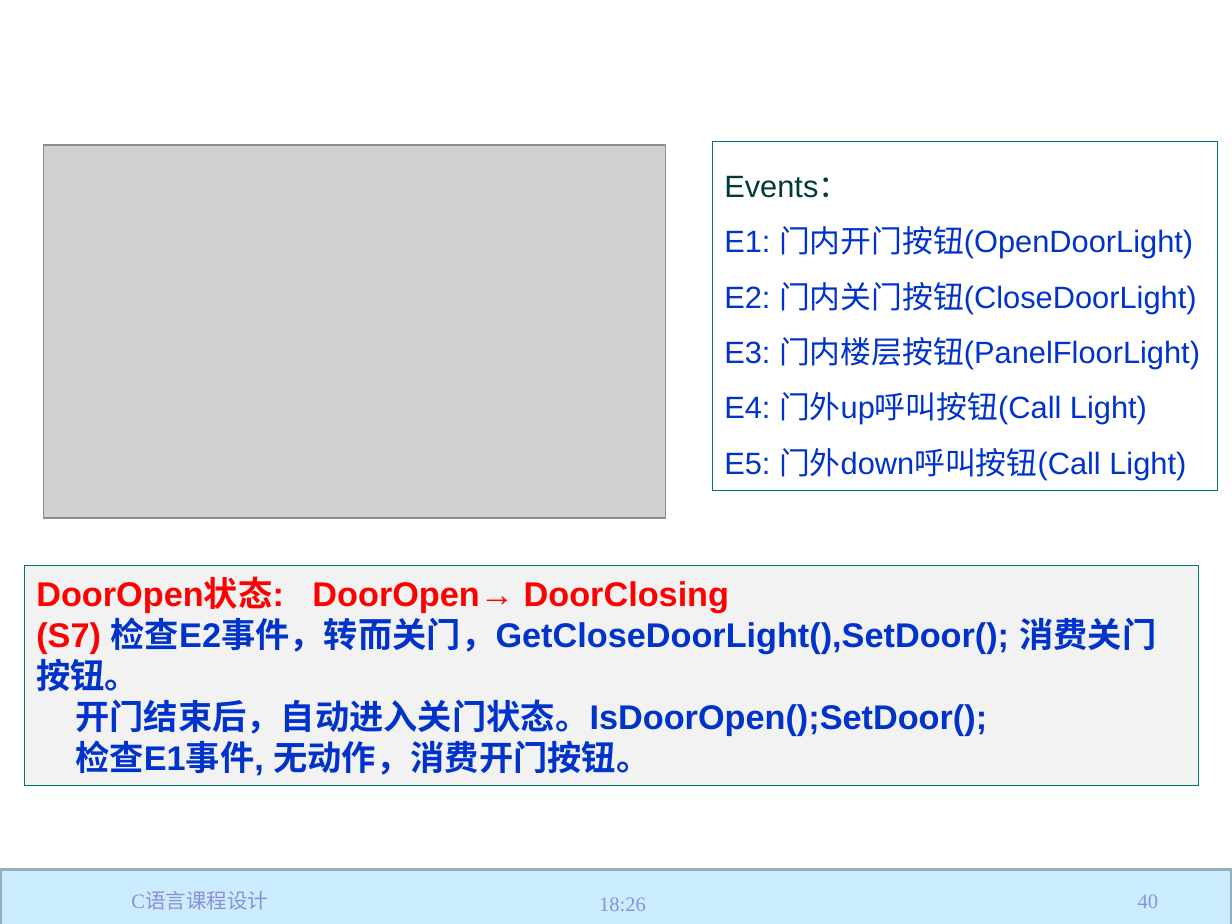
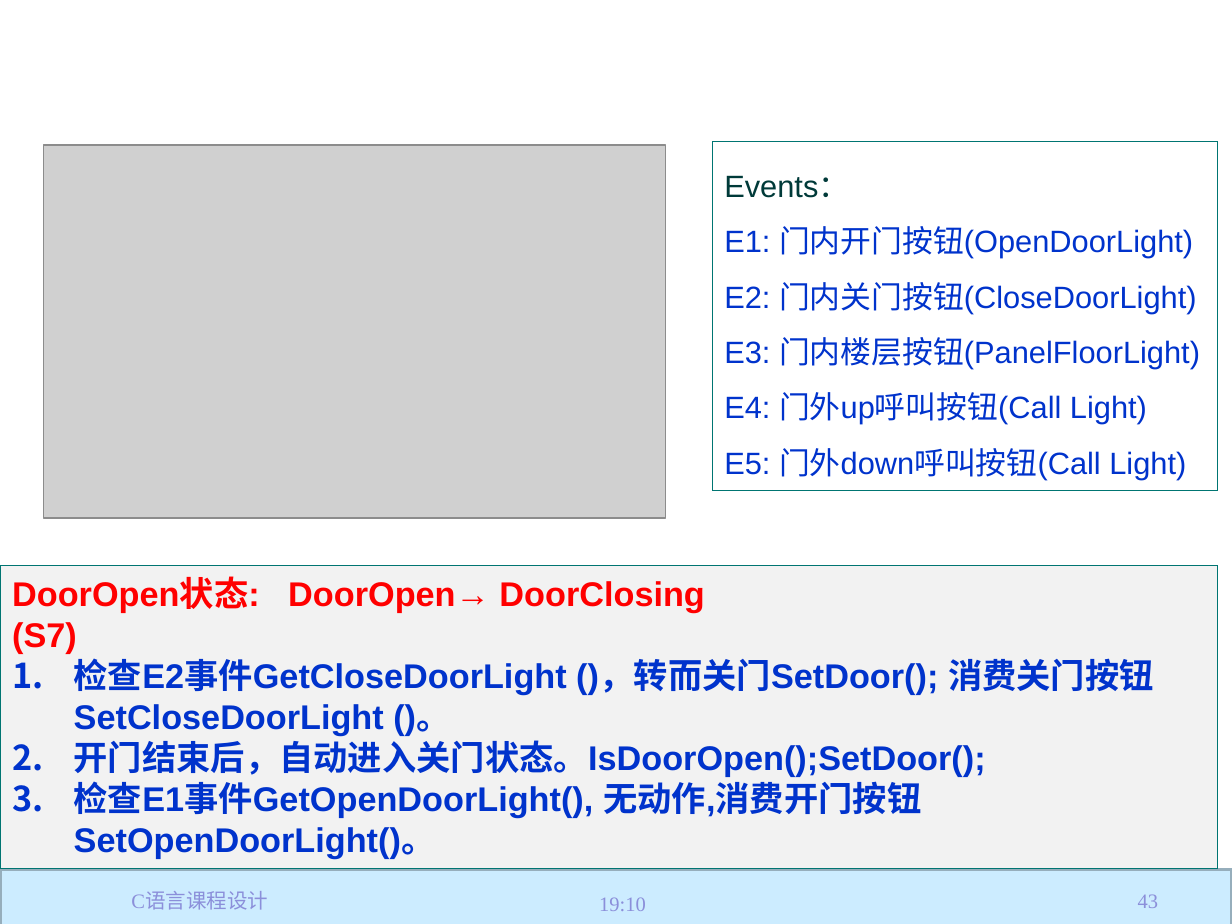
Before and after one commit to jtrfid/C-Repositories, a slide deck: slide 43 of 2017/C语言课程设计/C语言课程设计.pptx (slide 40 before the commit). Drawn at 1232x924 pixels with LibreOffice and Linux fonts; fonts in the diff are those of the drawing; grey boxes stand for pictures; background and template pictures are left out. Boxes give left, top, right and bottom in pixels: in the first picture for what was removed or moved away, otherwise in the second. Text is boxed around its words. In the diff, an @@ line names an element or a change of style, - is before the commit and + after.

```diff
--- a/2017/C语言课程设计/C语言课程设计.pptx
+++ b/2017/C语言课程设计/C语言课程设计.pptx
@@ rectangle "DoorOpen状态: DoorOpen→ DoorClosing": place and size @@
-rectangle "DoorOpen状态: DoorOpen→ DoorClosing" at (25, 565, 1199, 785)
+rectangle "DoorOpen状态: DoorOpen→ DoorClosing" at (0, 565, 1217, 869)
@@ text in rectangle at (12, 622, 1154, 735): text changed @@
-(S7) 检查E2事件，转而关门，GetCloseDoorLight(),SetDoor(); 消费关门按钮。
+(S7)
+1. 检查E2事件GetCloseDoorLight ()，转而关门SetDoor(); 消费关门按钮SetCloseDoorLight ()。
@@ text in rectangle at (74, 736, 986, 777): bullet none to 1. @@
@@ text in rectangle at (74, 781, 921, 859): text changed @@
-检查E1事件, 无动作，消费开门按钮。
+3. 检查E1事件GetOpenDoorLight(), 无动作,消费开门按钮SetOpenDoorLight()。
@@ text at (599, 897, 646, 911): text changed @@
-18:26
+19:10
@@ page number at (1138, 894, 1158, 908): text changed @@
-40
+43
```
Also in this commit, not shown: 53 other slides changed, 3 slides added, 2 other files.
